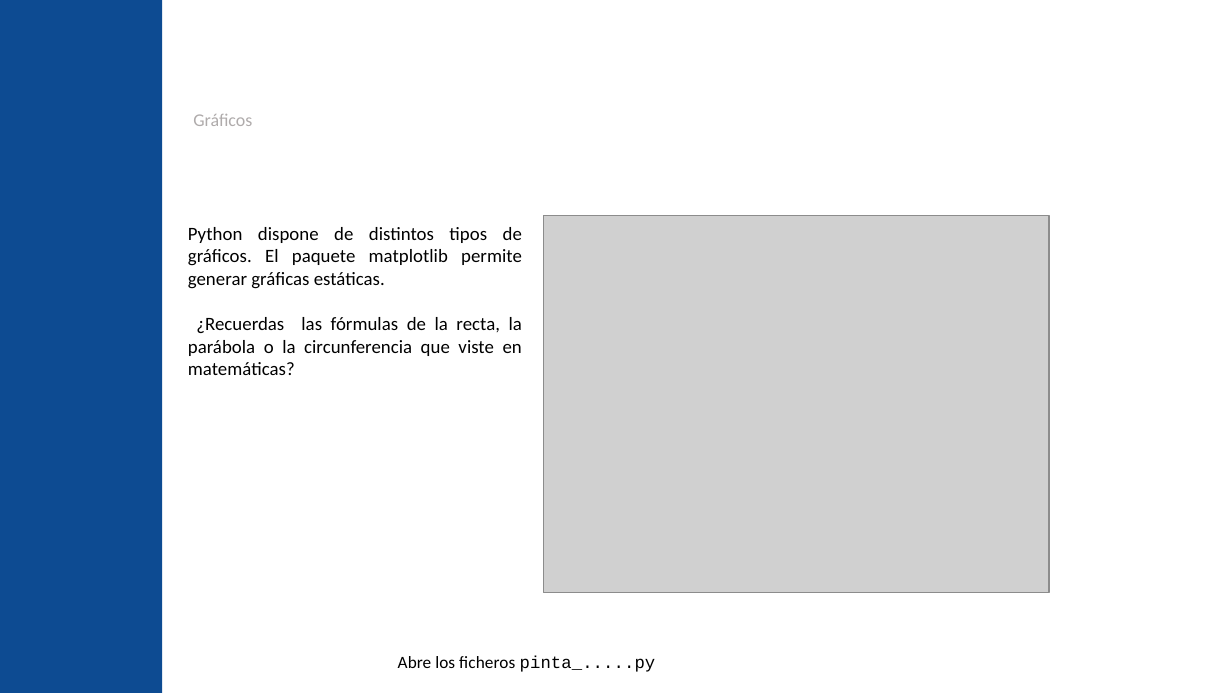
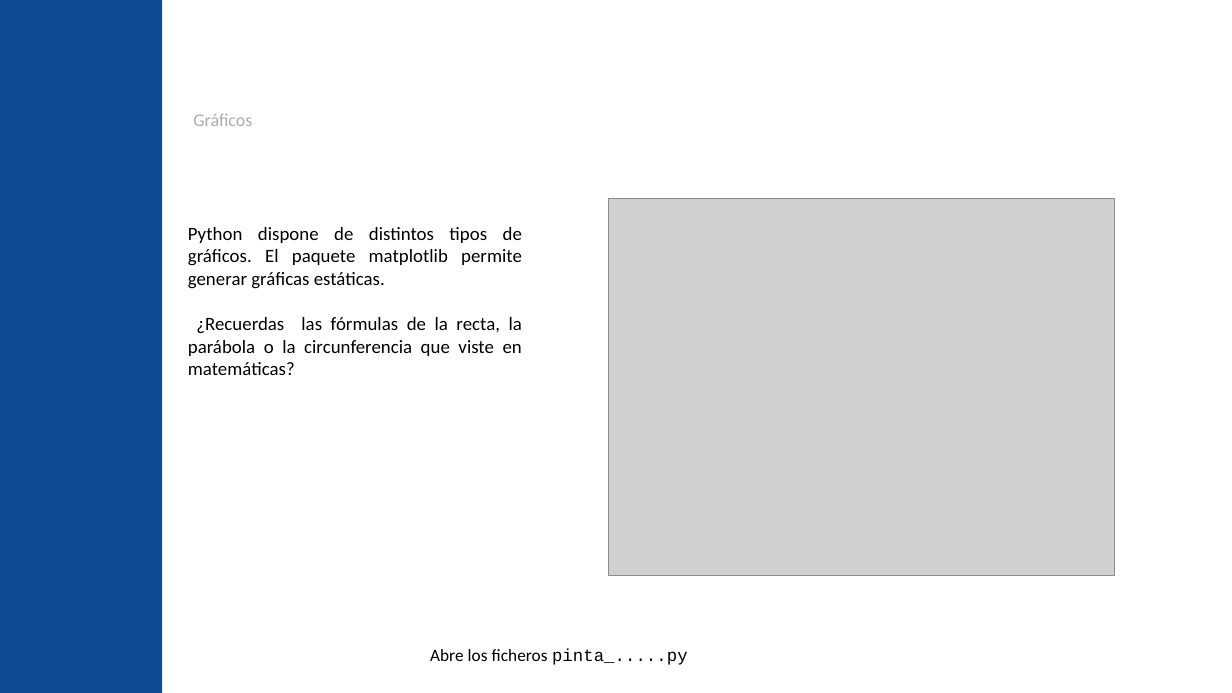
Before and after one commit to jgalgarra/introprogpython, a slide deck: slide 27 of slides/python_elemental_slides.pptx (slide 35 before the commit). Drawn at 1232x693 pixels with LibreOffice and Linux fonts; fonts in the diff are those of the drawing; grey boxes stand for pictures; background and template pictures are left out. Boxes give left, top, right and bottom in pixels: in the first picture for what was removed or moved away, otherwise in the second. Text is boxed around its words. In the diff, an @@ line names an element or a change of style, - is before the commit and + after.

```diff
--- a/slides/python_elemental_slides.pptx
+++ b/slides/python_elemental_slides.pptx
@@ picture: place and size @@
-picture at (543,216,1050,593)
+picture at (609,198,1115,575)
@@ text "Abre los ficheros pinta_.....py": place and size @@
-text "Abre los ficheros pinta_.....py" at (398,656,656,672)
+text "Abre los ficheros pinta_.....py" at (430,649,688,665)
```
Also in this commit, not shown: 17 other slides changed, 4 slides added, 12 slides removed, 1 other file.
